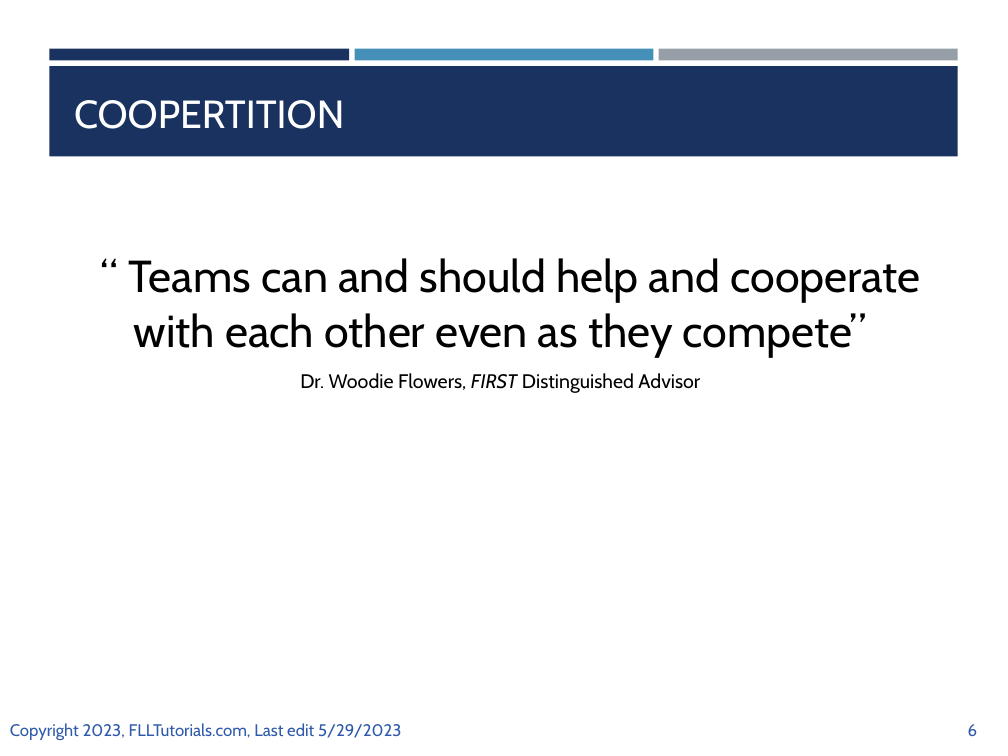
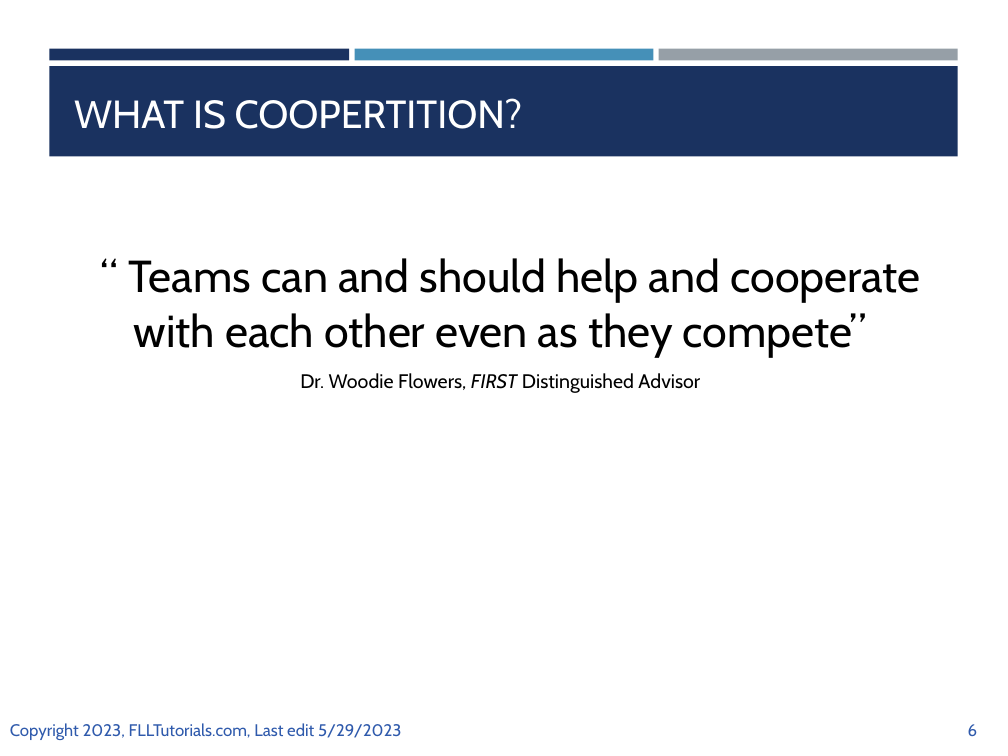
Before and after one commit to ev3lessons/FLL-Tutorials, a slide deck: slide 6 of translations/en-us/CoreValues/IntroductiontoCV.pptx. Drawn at 1008x756 pixels with LibreOffice and Linux fonts; fonts in the diff are those of the drawing. Boxes give left, top, right and bottom in pixels: in the first picture for what was removed or moved away, otherwise in the second. Text is boxed around its words. In the diff, an @@ line names an element or a change of style, - is before the commit and + after.

```diff
--- a/translations/en-us/CoreValues/IntroductiontoCV.pptx
+++ b/translations/en-us/CoreValues/IntroductiontoCV.pptx
@@ title at [74, 98, 522, 129]: text changed @@
-COOPERTITION
+WHAT IS COOPERTITION?
```
Also in this commit, not shown: 8 other slides changed, 1 slide removed, 3 other files.
